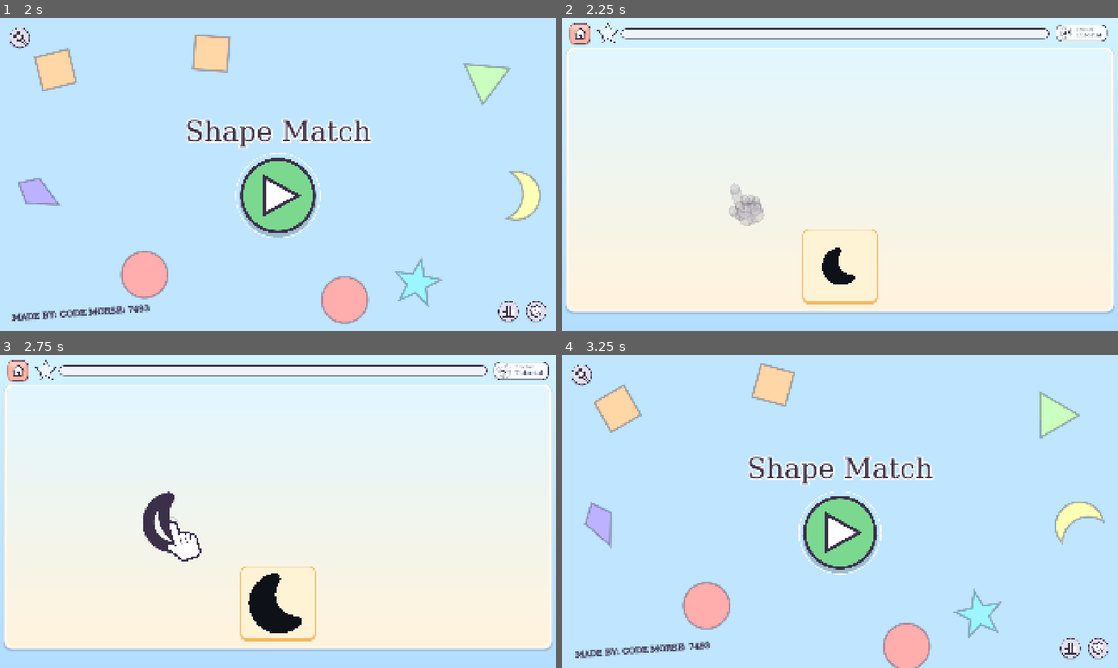
Above: before the commit, frames 1-4 (two rows, left to right).
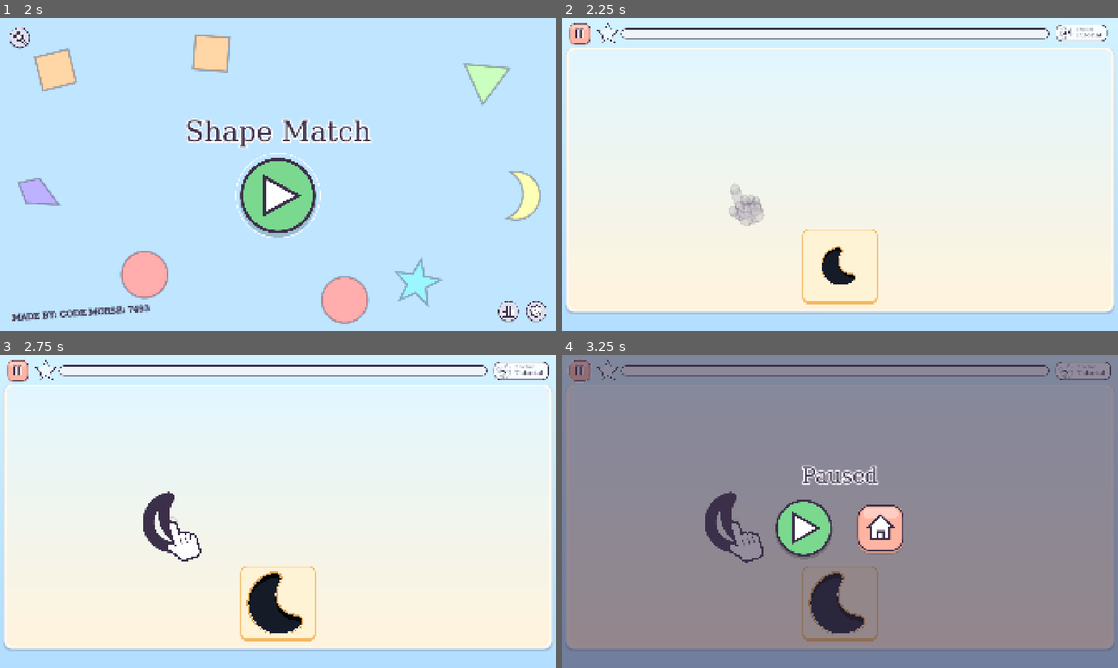
Above: after the commit, the same moments.

Repository: ooooonnnnn/Colorblind-Shape-Match
Game: Godot game, scene res://splash.tscn
The game is run twice, just before and just after one commit, with the same random seed, the same clock (stepped at 60 frames per second) and the same inputs.
Inputs (mouse positions are in pixels of both pictures, inside the frame that each line leads up to):
- Up to frame 1 (2 s): tap Enter (ui_accept) at 0.5, 0.77 s; move the mouse to (400, 158) at 0.52 s; click (400, 158) at 0.67 s; drag from (166, 190) to (250, 237) at 1.27 s
- Up to frame 2 (2.25 s): click (840, 196) at 2 s
- Up to frame 3 (2.75 s): no input
- Up to frame 4 (3.25 s): click (578, 370) at 2.75 s

Frame 1 is identical in both runs. In frame 2, 0.1% of the frame differs, in the area x 2-53%, y 3-86%; in frame 3, 0.2%; in frame 4, 99%, in the area x 0-100%, y 0-100%.

Commit message:
Make holes look cut into the tray, and turn Home into a pause button
Holes are drawn as if cut into the tray and lit from above: a warm rim
where the tray's edge turns down, a pale lip below where light catches
it, a very dark inside and a deeper shadow along the top inner wall.

The top-left block now shows a pause sign. It freezes the game under a
dimmed screen with two big toy buttons, play to carry on and the house
to go home; the timer and the stats' clocks get the paused time back,
and a drag in progress is let go first, as its release can't arrive
while paused.

Co-Authored-By: Claude Opus 5.5 <noreply@anthropic.com>

Diff:
--- a/main.tscn
+++ b/main.tscn
@@ -87,7 +87,7 @@
 custom_minimum_size = Vector2(76, 76)
 layout_mode = 2
 script = ExtResource("7_toy_button")
-picture = "house"
+picture = "pause"
 color = Color(1, 0.705882, 0.635294, 1)
 square = true
 
--- a/scripts/icons.gd
+++ b/scripts/icons.gd
@@ -36,6 +36,9 @@
 					_scaled([[0.35, 0.8], [0.35, -0.3], [0.85, -0.3], [0.85, 0.8]], h)]
 		"plus":
 			return [_scaled(PLUS, h)]
+		"pause":
+			return [_scaled([[-0.6, -0.7], [-0.15, -0.7], [-0.15, 0.7], [-0.6, 0.7]], h),
+					_scaled([[0.15, -0.7], [0.6, -0.7], [0.6, 0.7], [0.15, 0.7]], h)]
 		"minus":
 			return [_scaled([[-0.75, -0.2], [0.75, -0.2], [0.75, 0.2], [-0.75, 0.2]], h)]
 		"cross":
--- a/scripts/main.gd
+++ b/scripts/main.gd
@@ -4,6 +4,7 @@
 const ColorGroups := preload("res://scripts/color_groups.gd")
 const Stats := preload("res://scripts/stats.gd")
 const GroupPlate := preload("res://scripts/group_plate.gd")
+const PAUSE_LAYER := 120  # above the dots (100) and effects (101), below ColorVision (128)
 const PLAIN_PLATE := {"background": Color("c9ccd3"), "colors": [Color("3b2f4a")]}  # shapes in plain sight, as on the stats screen
 const MIN_LOOK_MS := 10000   # how long a level must have been up before leaving it counts its pieces as missed
 const DRAG_THRESHOLD := 14.0  # px of movement before a press counts as a drag, so a shaky tap stays a tap
@@ -72,6 +73,8 @@
 var _hover: ShapeView  # the hole a dragged piece is over, open to take it in
 var _combo := 0  # placements so far in a quick run, see COMBO_MS
 var _last_place_ms := -COMBO_MS
+var _pause_layer: CanvasLayer  # the pause screen, while paused
+var _paused_at := 0  # when the game was paused, to give the time back after
 # Stats (see Stats): pieces finished this level, waiting to be saved, and the
 # moment the player was last free to look for a piece, so a piece's spot time
 # never includes time spent handling another one.
@@ -98,7 +101,7 @@
 		"noise": dots.noise.duplicate(true),
 		"size_percent": snappedf(ShapeView.side_fraction * 100, 0.01),
 	}
-	home.activated.connect(_go_home)
+	home.activated.connect(_pause)
 	home.gui_input.connect(_claim_click)
 	resized.connect(_layout)
 	_layout()
@@ -476,12 +479,95 @@
 
 
 func _go_home() -> void:
+	get_tree().paused = false  # or the menu would start paused
 	if not transitioning:
 		# Pieces left on a board that was barely up say nothing about seeing them.
 		_finish_level(Time.get_ticks_msec() - _level_started_ms >= MIN_LOOK_MS)
 	# A moment for the button's squish and pop before the scene goes.
 	await get_tree().create_timer(0.15).timeout
 	get_tree().change_scene_to_file("res://menu.tscn")
+
+
+# ---------- Pause ----------
+
+## Freezes the game under a dimmed screen with two big toy buttons: play to
+## carry on, the house to go home. Nothing moves meanwhile, the timer
+## included, and the time away is given back to the timer and the stats.
+func _pause() -> void:
+	if _pause_layer or transitioning:
+		return
+	if drag:
+		_end_drag()  # its release would never arrive while paused
+	_paused_at = Time.get_ticks_msec()
+	get_tree().paused = true
+	_pause_layer = CanvasLayer.new()
+	_pause_layer.layer = PAUSE_LAYER
+	_pause_layer.process_mode = Node.PROCESS_MODE_ALWAYS
+	add_child(_pause_layer)
+	var screen := Control.new()
+	screen.theme = theme
+	screen.set_anchors_preset(Control.PRESET_FULL_RECT)
+	_pause_layer.add_child(screen)
+	var dim := ColorRect.new()
+	dim.color = Color(Icons.INK, 0.55)
+	dim.set_anchors_preset(Control.PRESET_FULL_RECT)
+	screen.add_child(dim)
+	var column := VBoxContainer.new()
+	column.set_anchors_preset(Control.PRESET_CENTER)
+	column.grow_horizontal = Control.GROW_DIRECTION_BOTH
+	column.grow_vertical = Control.GROW_DIRECTION_BOTH
+	column.alignment = BoxContainer.ALIGNMENT_CENTER
+	column.add_theme_constant_override("separation", 40)
+	screen.add_child(column)
+	var title := Label.new()
+	title.text = "Paused"
+	title.horizontal_alignment = HORIZONTAL_ALIGNMENT_CENTER
+	title.add_theme_font_size_override("font_size", 72)
+	title.add_theme_color_override("font_outline_color", Color.WHITE)
+	title.add_theme_constant_override("outline_size", 18)
+	column.add_child(title)
+	var buttons := HBoxContainer.new()
+	buttons.alignment = BoxContainer.ALIGNMENT_CENTER
+	buttons.add_theme_constant_override("separation", 80)
+	column.add_child(buttons)
+	var play := ToyButton.new()
+	play.picture = "play"
+	play.color = Color("7bd88f")
+	play.custom_minimum_size = Vector2(200, 200)
+	play.activated.connect(_resume)
+	buttons.add_child(play)
+	var house := ToyButton.new()
+	house.picture = "house"
+	house.color = home.color
+	house.square = true
+	house.custom_minimum_size = Vector2(170, 170)
+	house.size_flags_vertical = Control.SIZE_SHRINK_CENTER
+	house.activated.connect(_go_home)
+	buttons.add_child(house)
+	# Spring in once laid out.
+	screen.modulate.a = 0.0
+	await get_tree().process_frame
+	column.pivot_offset = column.size / 2
+	var t := screen.create_tween().set_parallel()
+	t.tween_property(screen, "modulate:a", 1.0, 0.15)
+	t.tween_property(column, "scale", Vector2.ONE, 0.3).from(Vector2.ONE * 0.8).set_trans(Tween.TRANS_BACK).set_ease(Tween.EASE_OUT)
+
+
+func _resume() -> void:
+	if not _pause_layer:
+		return
+	var away := Time.get_ticks_msec() - _paused_at
+	deadline_ms += away
+	_level_started_ms += away
+	_search_from_ms += away
+	_last_place_ms += away
+	var layer := _pause_layer
+	_pause_layer = null
+	get_tree().paused = false
+	var screen: Control = layer.get_child(0)
+	var t := screen.create_tween()
+	t.tween_property(screen, "modulate:a", 0.0, 0.15)
+	t.tween_callback(layer.queue_free)
 
 
 func _process(delta: float) -> void:
--- a/scripts/shape_view.gd
+++ b/scripts/shape_view.gd
@@ -6,7 +6,11 @@
 const CONFIG_PATH := "res://shape_size.json"
 
 const PIECE_FILL := Color("f1ede2")
-const HOLE_FILL := Color("0e1118")
+const HOLE_FILL := Color("161b28")  # very dark, a touch lighter than the shadow so the depth shows
+const HOLE_SHADOW := Color("030406")  # the top inner wall, in the hole's own shadow
+const HOLE_RIM := Color("d9a35a")     # the tray's edge turning down into the hole
+const HOLE_LIP := Color(1, 1, 1, 0.75)  # light catching the tray's edge below the hole
+const HOLE_DEPTH := 9.0  # box units the inner shadow reaches down from the hole's top edge
 const ACCENT := Color.WHITE
 const TOUCH_SLOP := 0.12  # how far past its outline a tap still lands, as a fraction of the side
 
@@ -281,6 +285,21 @@
 		draw_circle(v, outline_percent / 2, color)
 
 
+## A hole cut into the tray, lit from above: a rim where the tray's edge turns
+## down, a bright lip where light catches the edge below it, the very dark
+## hole, and a deeper shadow along its top inner wall. All in box units.
+func _draw_hole(silhouette: PackedVector2Array) -> void:
+	for rim in Geometry2D.offset_polygon(silhouette, 3.5, Geometry2D.JOIN_ROUND):
+		draw_colored_polygon(rim, HOLE_RIM)
+	var lower := Transform2D(0, Vector2(0, 3.0)) * silhouette
+	for lip in Geometry2D.clip_polygons(lower, silhouette):
+		draw_colored_polygon(lip, HOLE_LIP)
+	draw_colored_polygon(silhouette, HOLE_FILL)
+	var deeper := Transform2D(0, Vector2(0, HOLE_DEPTH)) * silhouette
+	for shade in Geometry2D.clip_polygons(silhouette, deeper):
+		draw_colored_polygon(shade, HOLE_SHADOW)
+
+
 ## The outline grown outward by offset (in 100x100 box units), closed and
 ## placed on the canvas as currently drawn, moves and squashes included.
 func outline_around(offset: float) -> Array[PackedVector2Array]:
@@ -315,7 +334,7 @@
 		# The piece's outer edge: its outline grown by half the outline width with
 		# round corners, so a piece fits its hole exactly, corners and all.
 		for silhouette in Geometry2D.offset_polygon(_points, outline_percent / 2, Geometry2D.JOIN_ROUND):
-			draw_colored_polygon(silhouette, HOLE_FILL)
+			_draw_hole(silhouette)
 
 	draw_set_transform(Vector2.ZERO)
 	if has_focus() and _show_focus:
